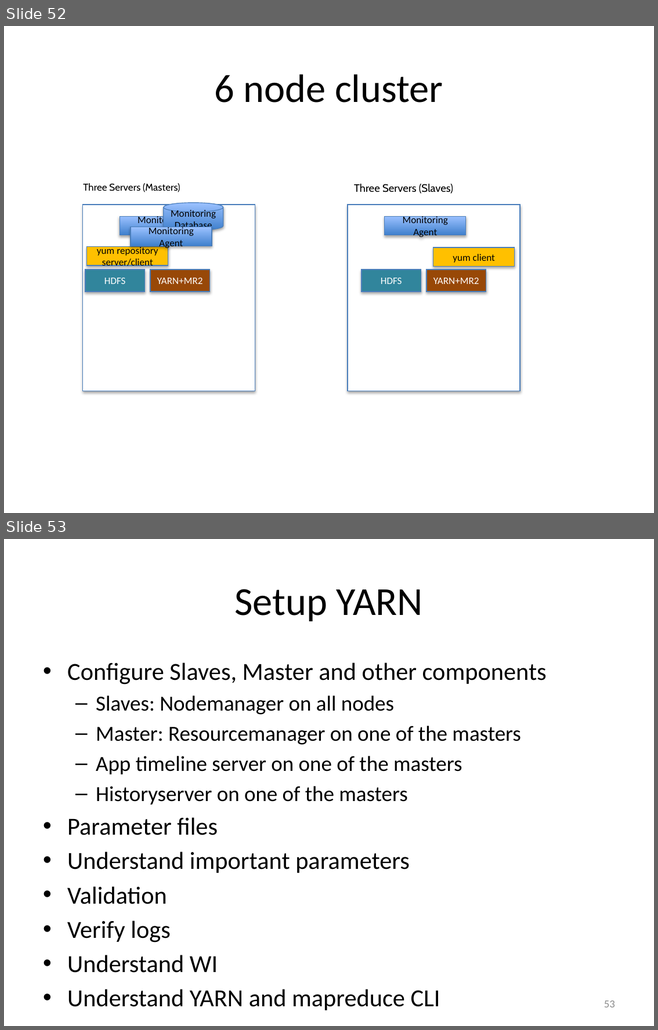
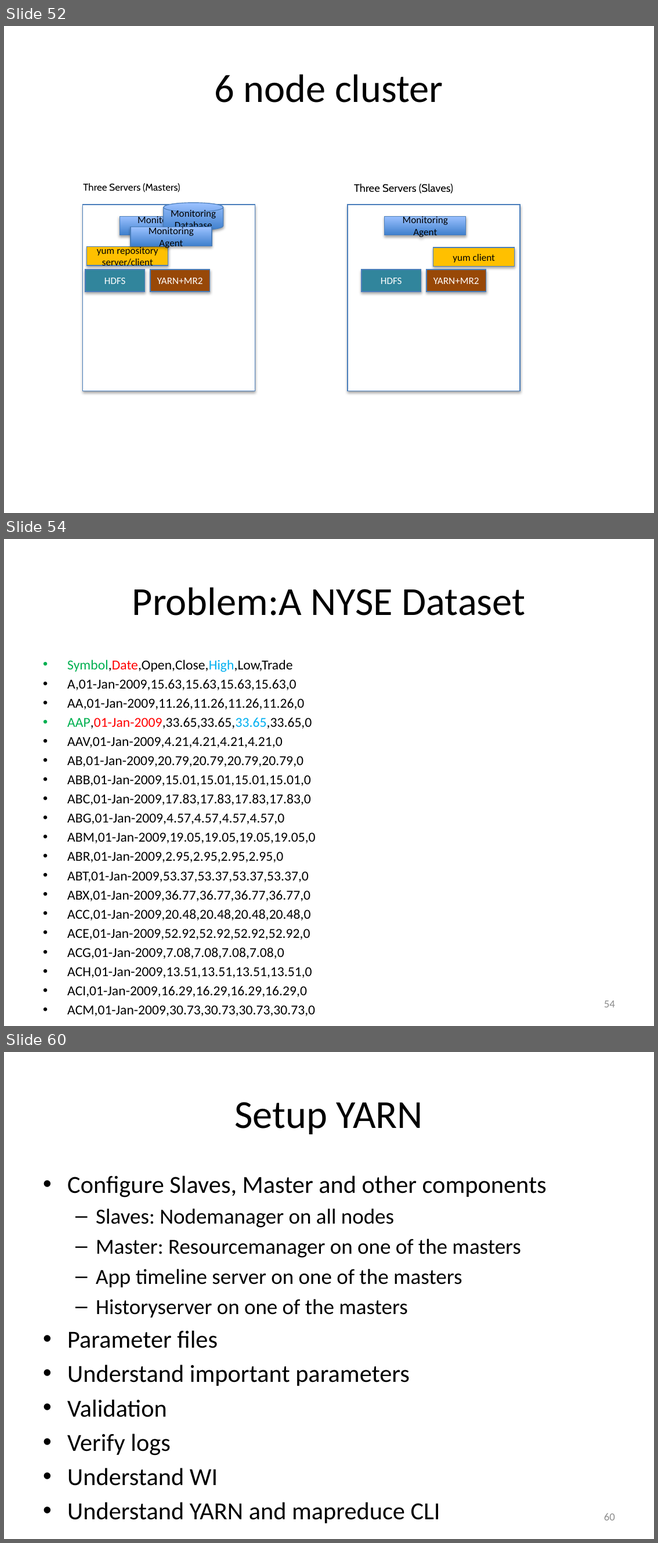
Before and after one commit to rakeshtds/HadoopCoreDev, a slide deck: ppts/SetupHadoopCoreComponents.pptx. Shown one above the other, each under a label of ours: slides 52 and 53 before the commit, slides 52, 54 and 60 after it; the slides between them are not shown. The pictures are 658x1030 and 658x1543 pixels, drawn with LibreOffice and Linux fonts; fonts in the diff are those of the drawing. Boxes give left, top, right and bottom in pixels: in the first picture for what was removed or moved away, otherwise in the second. Text is boxed around its words. In the diff, an @@ line names an element or a change of style, - is before the commit and + after.

```diff
--- a/ppts/SetupHadoopCoreComponents.pptx
+++ b/ppts/SetupHadoopCoreComponents.pptx
@@ slide 54 added at <box>4,539,654,1026</box>, background #FFFFFF @@
@@ title added at <box>132,587,525,616</box>, 44 pt, text #000000 @@
+Problem:A NYSE Dataset
@@ text added at <box>67,660,315,1016</box>, 15.2 pt, text #000000 @@
+• Symbol,Date,Open,Close,High,Low,Trade
+• A,01-Jan-2009,15.63,15.63,15.63,15.63,0
+• AA,01-Jan-2009,11.26,11.26,11.26,11.26,0
+• AAP,01-Jan-2009,33.65,33.65,33.65,33.65,0
+• AAV,01-Jan-2009,4.21,4.21,4.21,4.21,0
+• AB,01-Jan-2009,20.79,20.79,20.79,20.79,0
+• ABB,01-Jan-2009,15.01,15.01,15.01,15.01,0
+• ABC,01-Jan-2009,17.83,17.83,17.83,17.83,0
+• ABG,01-Jan-2009,4.57,4.57,4.57,4.57,0
+• ABM,01-Jan-2009,19.05,19.05,19.05,19.05,0
+• ABR,01-Jan-2009,2.95,2.95,2.95,2.95,0
+• ABT,01-Jan-2009,53.37,53.37,53.37,53.37,0
+• ABX,01-Jan-2009,36.77,36.77,36.77,36.77,0
+• ACC,01-Jan-2009,20.48,20.48,20.48,20.48,0
+• ACE,01-Jan-2009,52.92,52.92,52.92,52.92,0
+• ACG,01-Jan-2009,7.08,7.08,7.08,7.08,0
+• ACH,01-Jan-2009,13.51,13.51,13.51,13.51,0
+• ACI,01-Jan-2009,16.29,16.29,16.29,16.29,0
+• ACM,01-Jan-2009,30.73,30.73,30.73,30.73,0
@@ page number added at <box>604,1001,615,1008</box>, 12 pt, text #8C8C8C @@
+54
@@ what was slide 53 is now slide 60 @@
@@ page number at <box>604,1513,615,1521</box>: text changed @@
-53
+60
```
Also in this commit, not shown: 6 other slides added, 19 other files.
